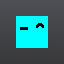
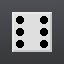
Layer changes from the first 64×64 image to the second:
hid "WhyThough" over [16, 16, 48, 48]
added layer "ADiesWorth" above "ADiesWorth_Legacy" over [12, 12, 52, 52]
